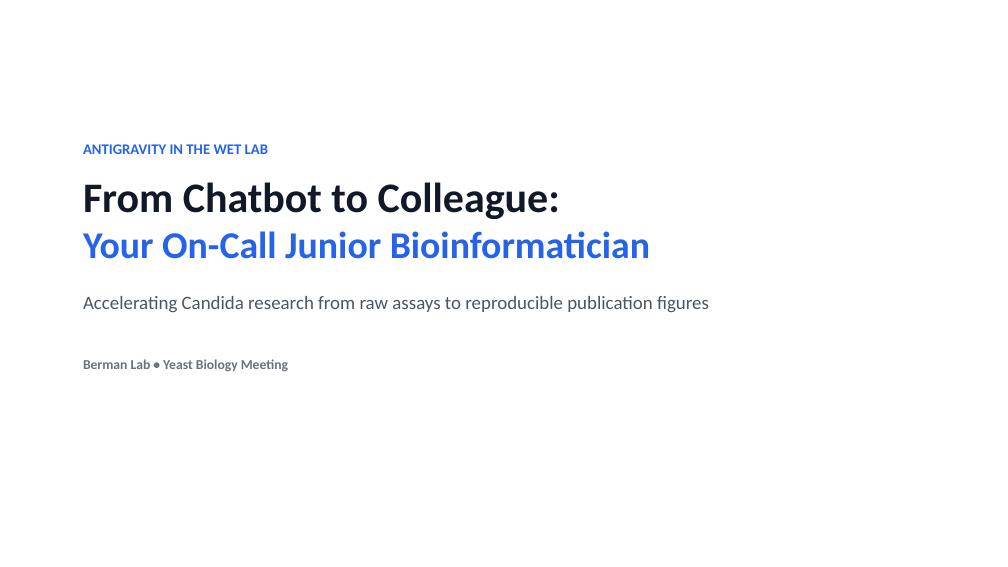
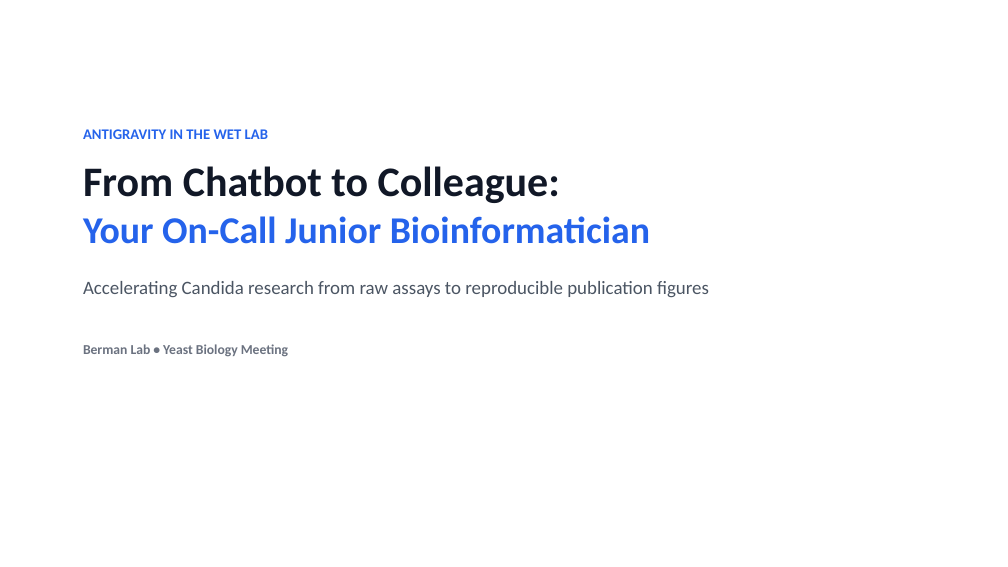
Before and after one commit to berman-lab/antigravity-intoduction-presentation, a slide deck: slide 1 of antigravity_lab_presentation.pptx. Drawn at 1008x567 pixels with LibreOffice and Linux fonts; fonts in the diff are those of the drawing. Boxes give left, top, right and bottom in pixels: in the first picture for what was removed or moved away, otherwise in the second. Text is boxed around its words. In the diff, an @@ line names an element or a change of style, - is before the commit and + after.

```diff
--- a/antigravity_lab_presentation.pptx
+++ b/antigravity_lab_presentation.pptx
@@ text "ANTIGRAVITY IN THE WET LAB": place and size @@
-text "ANTIGRAVITY IN THE WET LAB" at (83, 144, 709, 372)
+text "ANTIGRAVITY IN THE WET LAB" at (83, 129, 709, 357)
```
Also in this commit, not shown: 10 other slides changed, 17 slides added, 7 slides removed, 1 other file.
